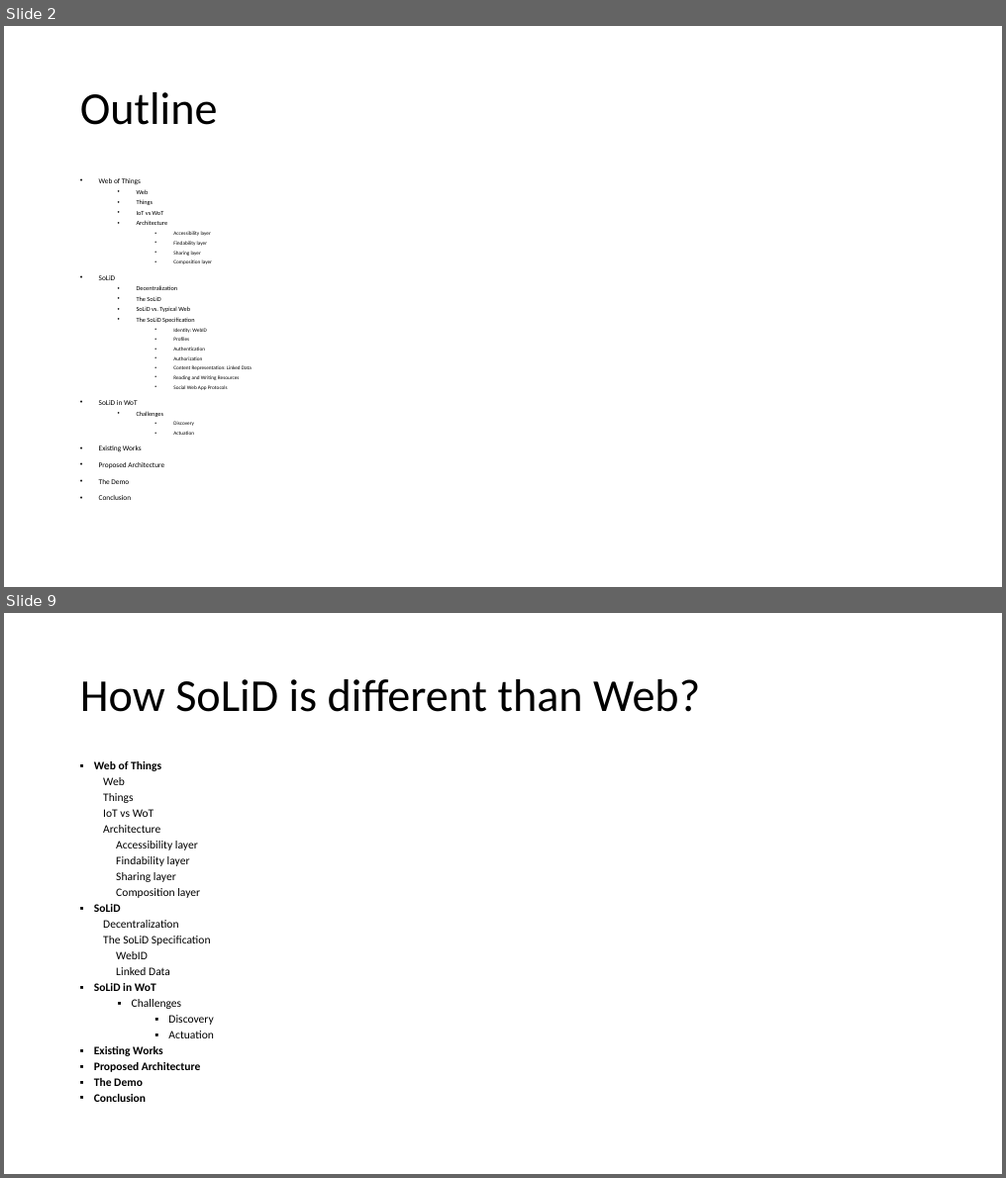
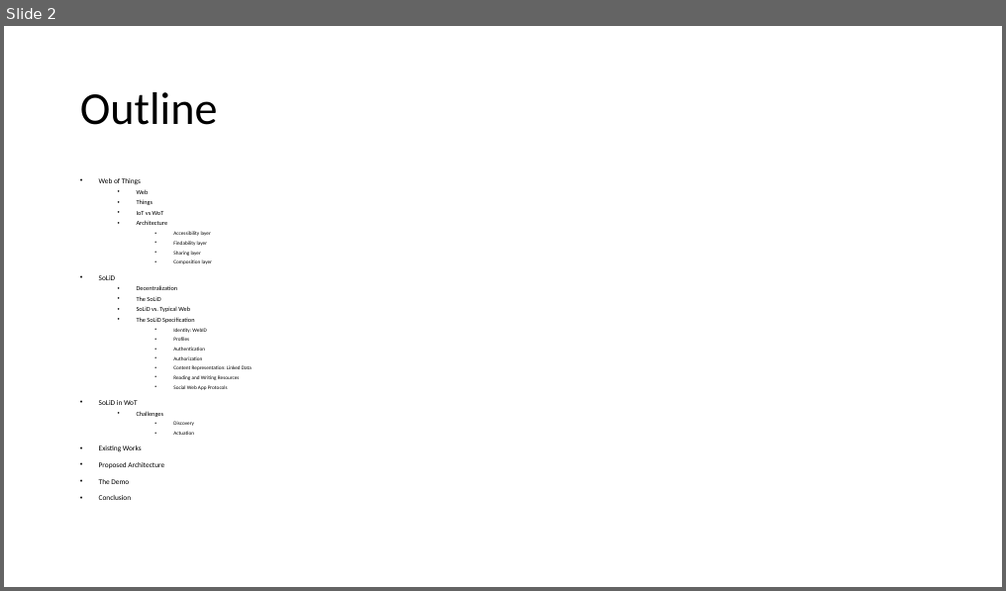
Before and after one commit to shovradas/solid-wot, a slide deck: Final-Presentation.pptx. Shown one above the other, each under a label of ours: slides 2 and 9 before the commit, slide 2 after it; the slides between them are not shown. The pictures are 1006x1178 and 1006x591 pixels, drawn with LibreOffice and Linux fonts; fonts in the diff are those of the drawing. Boxes give left, top, right and bottom in pixels: in the first picture for what was removed or moved away, otherwise in the second. Text is boxed around its words. In the diff, an @@ line names an element or a change of style, - is before the commit and + after.

```diff
--- a/Final-Presentation.pptx
+++ b/Final-Presentation.pptx
@@ slide 9 removed at (4,613,1002,1174), background #FFFFFF @@
@@ title removed at (80,679,700,712) @@
-How SoLiD is different than Web?
@@ text removed at (94,761,214,1102) @@
-▪ Web of Things
-Web
-Things
-IoT vs WoT
-Architecture
-Accessibility layer
-Findability layer
-Sharing layer
-Composition layer
-▪ SoLiD
-Decentralization
-The SoLiD Specification
-WebID
-Linked Data
-▪ SoLiD in WoT
-  ▪ Challenges
-    ▪ Discovery
-    ▪ Actuation
-▪ Existing Works
-▪ Proposed Architecture
-▪ The Demo
-▪ Conclusion
```
Also in this commit, not shown: 16 other slides changed, 9 slides added, 9 other slides removed, 1 other file.
